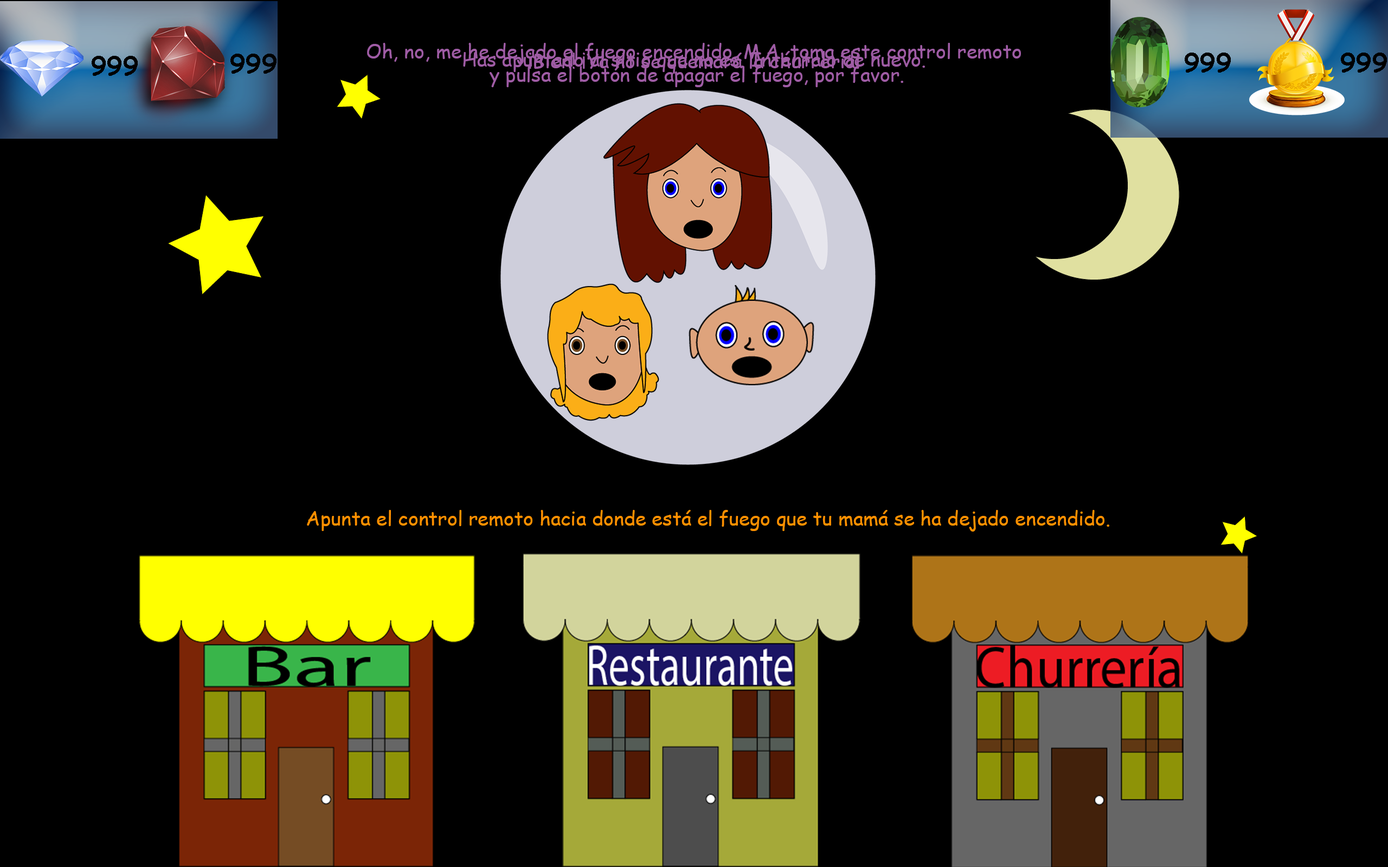
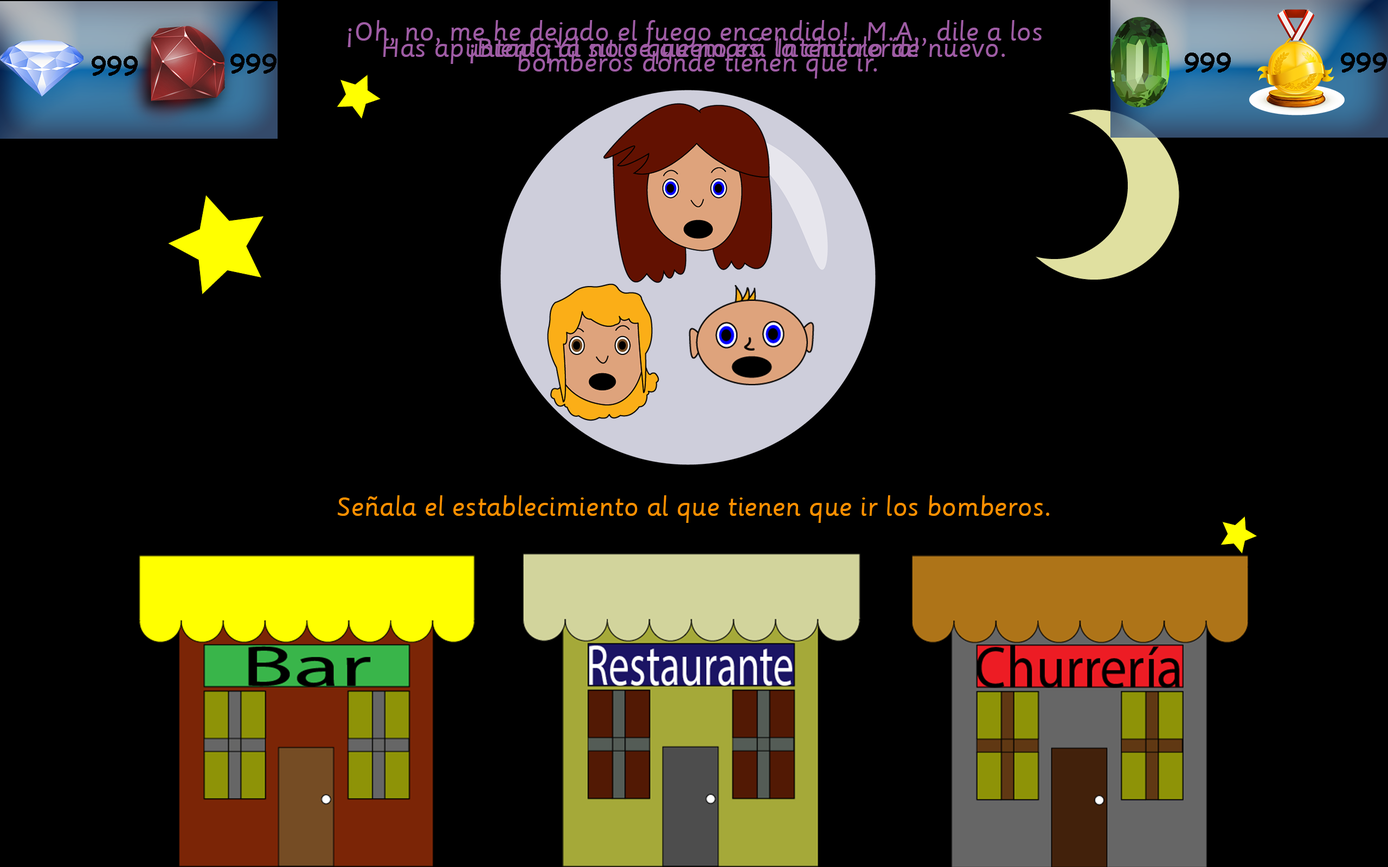
Layer changes from the first 1388x867 image to the second:
painted on "Ayuda" over box(306, 495, 1109, 532)
painted on "Text" over box(347, 20, 1042, 88)
painted on "Acierto" over box(469, 36, 919, 74)
painted on "Fallo" over box(382, 36, 1005, 73)
